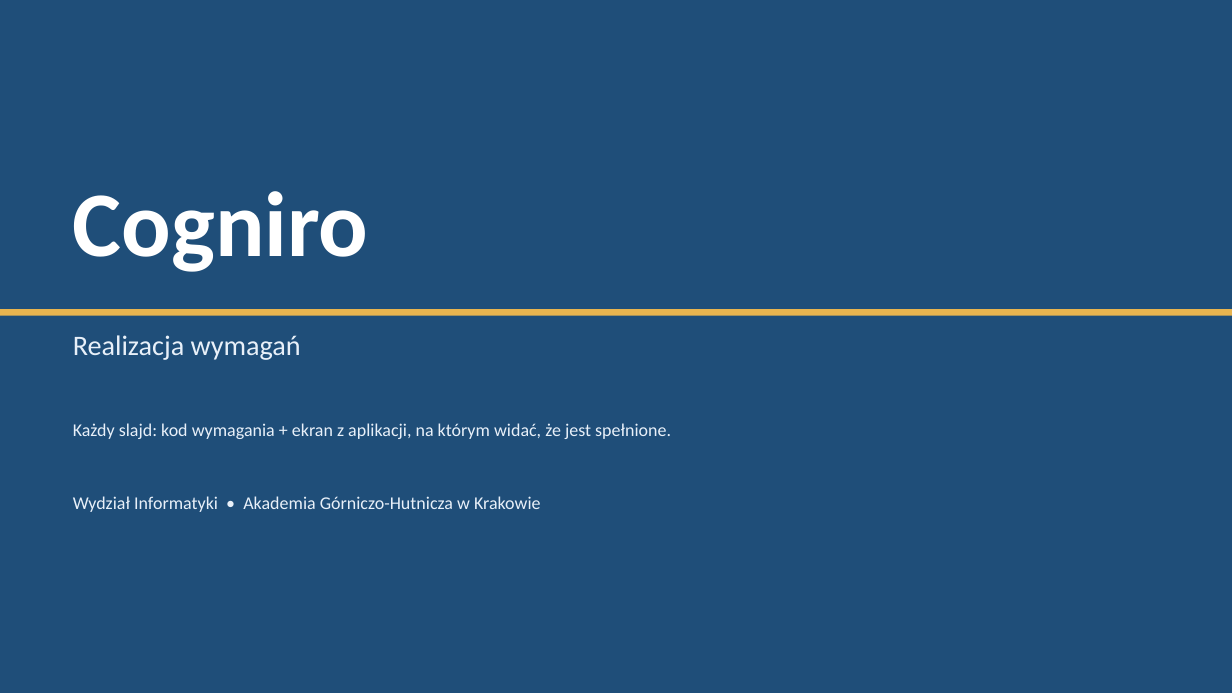
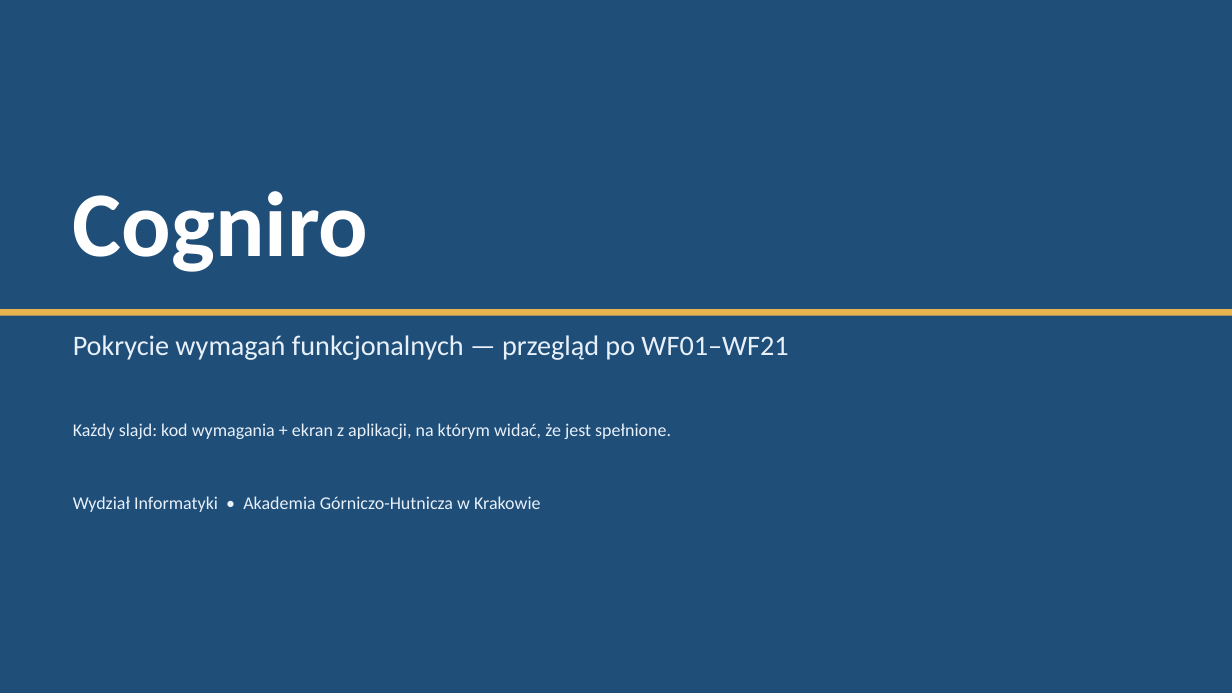
Before and after one commit to rdest-devs/cogniro, a slide deck: slide 1 of docs/cogniro-requirements.pptx. Drawn at 1232x693 pixels with LibreOffice and Linux fonts; fonts in the diff are those of the drawing. Boxes give left, top, right and bottom in pixels: in the first picture for what was removed or moved away, otherwise in the second. Text is boxed around its words. In the diff, an @@ line names an element or a change of style, - is before the commit and + after.

```diff
--- a/docs/cogniro-requirements.pptx
+++ b/docs/cogniro-requirements.pptx
@@ text at bbox=[73, 335, 788, 360]: text changed @@
-Realizacja wymagań
+Pokrycie wymagań funkcjonalnych — przegląd po WF01–WF21
```
Also in this commit, not shown: 18 other slides changed, 2 slides added.
